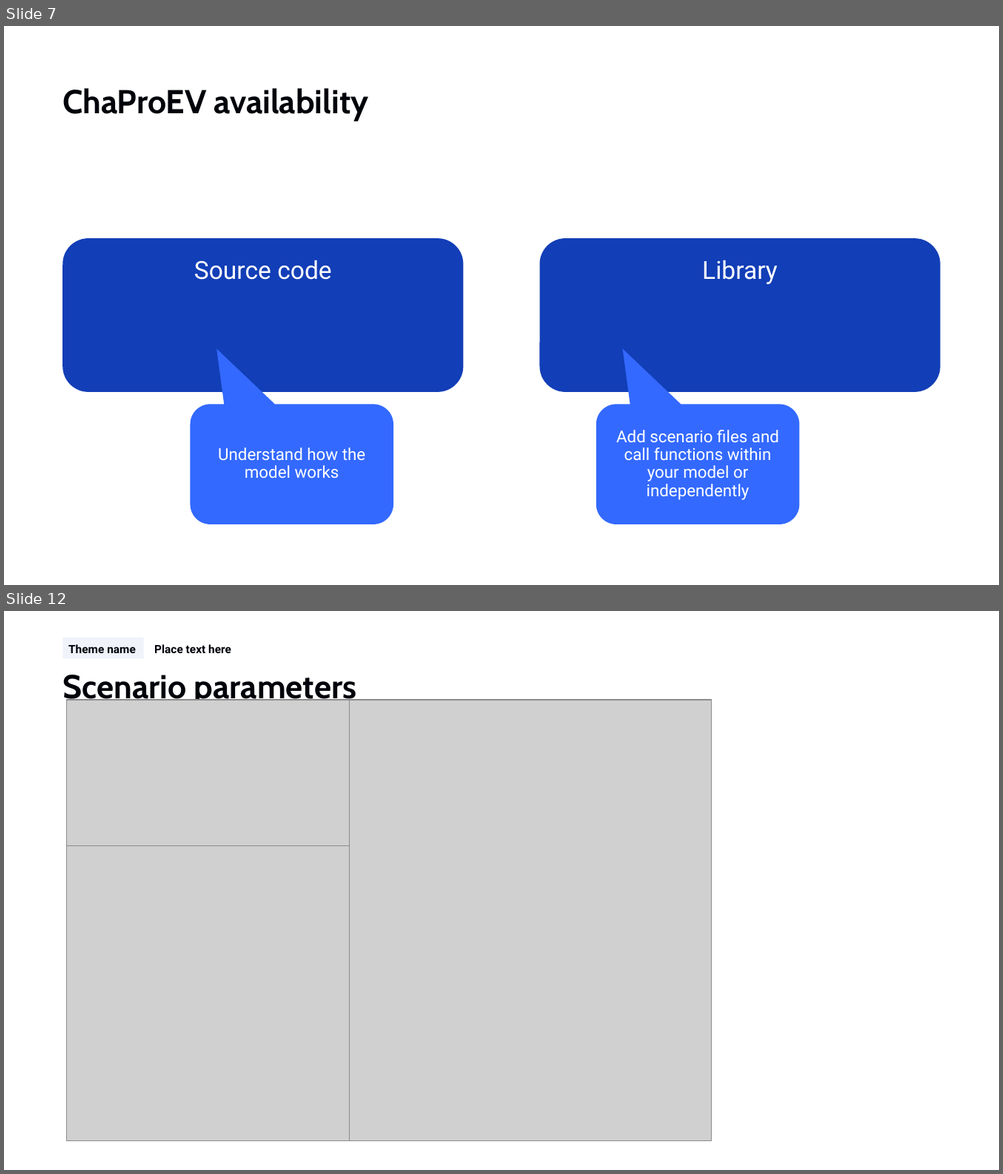
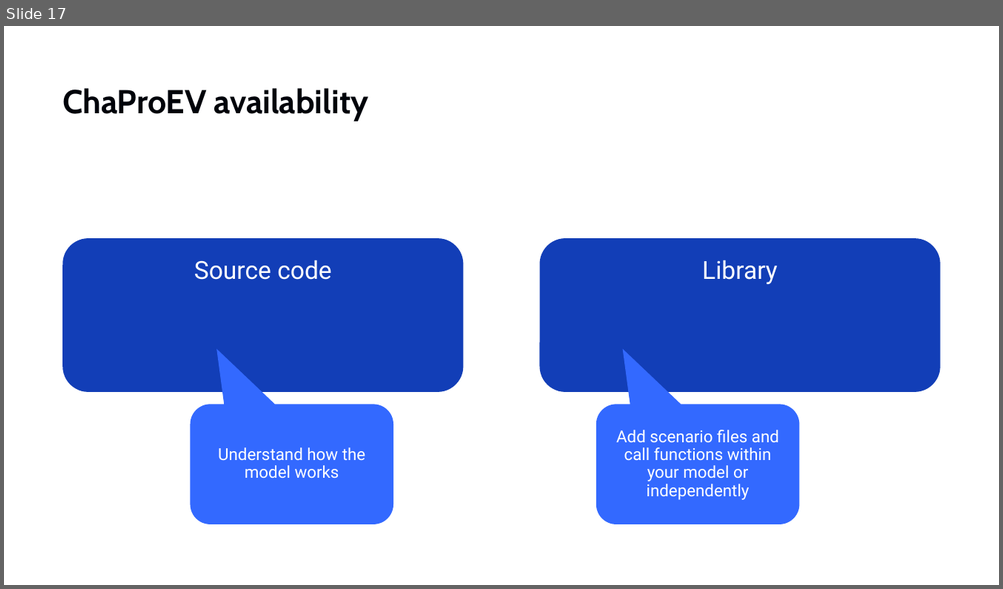
Before and after one commit to TNO/ChaProEV, a slide deck: ChaProEV.pptx. Shown one above the other, each under a label of ours: slides 7 and 12 before the commit, slide 17 after it; the slides between them are not shown. The pictures are 1003x1174 and 1003x589 pixels, drawn with LibreOffice and Linux fonts; fonts in the diff are those of the drawing; grey boxes stand for pictures; background and template pictures are left out. Boxes give left, top, right and bottom in pixels: in the first picture for what was removed or moved away, otherwise in the second. Text is boxed around its words. In the diff, an @@ line names an element or a change of style, - is before the commit and + after.

```diff
--- a/ChaProEV.pptx
+++ b/ChaProEV.pptx
@@ slide 12 removed at box(4, 611, 999, 1170), background #FFFFFF @@
@@ text removed at box(63, 637, 144, 659) @@
-Theme name
@@ text removed at box(154, 644, 231, 653) @@
-Place text here
@@ title removed at box(62, 675, 357, 706) @@
-Scenario parameters
@@ picture removed at box(67, 700, 349, 848) @@
@@ picture removed at box(349, 700, 711, 1142) @@
@@ picture removed at box(67, 846, 349, 1142) @@
@@ what was slide 7 is now slide 17 @@
```
Also in this commit, not shown: 12 slides added, 33 other slides removed, 4 other files.
